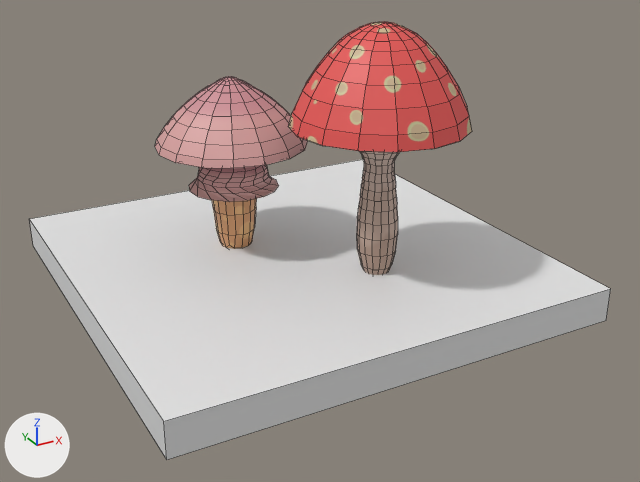
One commit to the Blender file 5 semestre/Modelagem e animaçao 3d/cogumelo.blend: the scene before it, then after it.
Before and after are seen from a 50 mm lens placed at (-19.8, -46.9, 24.2), pointed at (3.0, -5.4, 3.5). The lights are fixed; the arrows at lower left show +X, +Y and +Z. Mesh edges are drawn as thin lines.
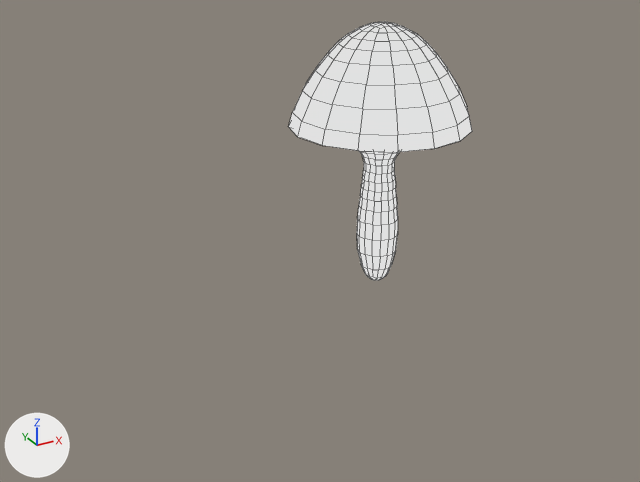
Location of each change, (x1, y1, x2, y2) in pixels of the pictures (640 x 482 px):
'Cube.001', hidden: before (30, 159, 611, 460)
'Cube', surface changed (red to white): (288, 22, 472, 280) in both
'Cylinder', hidden (pink): before (155, 76, 308, 249)

Edits to the bpy script that builds the scene:
```text
Add ng_ps_group_vermelho__mat__material_001:
    ng_ps_group_vermelho__mat__material_001 = bpy.data.node_groups.new('PS_GROUP vermelho (MAT: Material.001)', 'ShaderNodeTree')
    # nodes: Group
Add ng_ps_solid_color_vermelho_color_1__mat__material_001:
    ng_ps_solid_color_vermelho_color_1__mat__material_001 = bpy.data.node_groups.new('PS_SOLID_COLOR vermelho Color 1 (MAT: Material.001)', 'ShaderNodeTree')
    # nodes: Mix, RGB, VectorMath
    # colours: white #e7e7e7, white #ffffff
Add ng_ps_image_vermelho_image_1__mat__material_001:
    ng_ps_image_vermelho_image_1__mat__material_001 = bpy.data.node_groups.new('PS_IMAGE vermelho Image 1 (MAT: Material.001)', 'ShaderNodeTree')
    # nodes: Mix, VectorMath
    # colours: white #e7e7e7
Change mat_material_001:
    remove # nodes: BsdfPrincipled, OutputMaterial, TexImage
    remove # uses the picture img_cube_base_color
    nodes: BsdfTransparent, Emission, Group, MixShader, OutputMaterial
    colours: black #000000
Change ob_cylinder:
    add ob_cylinder.hide_set(True)  # its collection is switched off
Change ob_cube_001:
    add ob_cube_001.hide_set(True)  # its collection is switched off
```
